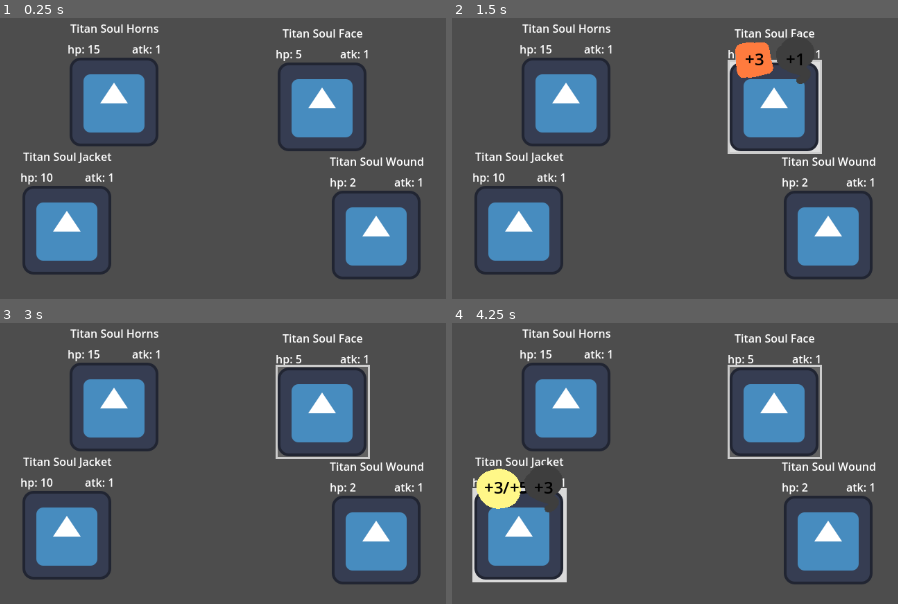
Above: before the commit, frames 1-4 (two rows, left to right).
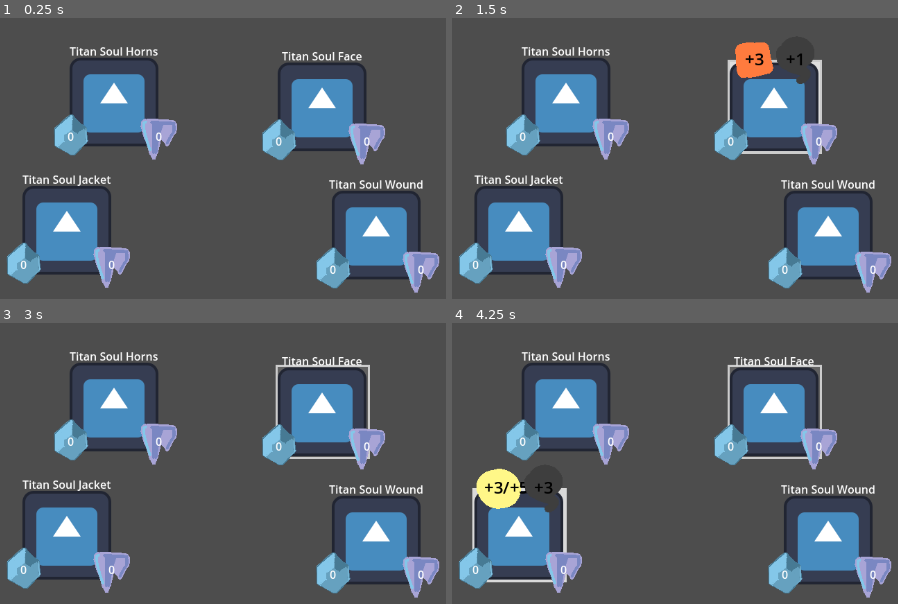
Above: after the commit, the same moments.

Repository: alex-mike-mark-again/godot-combat
Game: Godot game, scene res://troops/stage4b.tscn
The game is run twice, just before and just after one commit, with the same random seed, the same clock (stepped at 60 frames per second) and the same inputs. This scene is started directly instead of the project's main scene. The engine's default icon, where the game draws it, is replaced by a stand-in: a white triangle on a blue panel in a dark square.
Inputs (mouse positions are in pixels of both pictures, inside the frame that each line leads up to):
- Up to frame 1 (0.25 s): no input
- Up to frame 2 (1.5 s): click (773, 107) at 0.52 s; click (773, 107) at 1.27 s
- Up to frame 3 (3 s): click (321, 412) at 2.02 s; tap Enter at 2.75 s; move the mouse to (432, 485) at 2.77 s
- Up to frame 4 (4.25 s): tap Space at 3.5 s; move the mouse to (545, 530) at 3.52 s

The runs differ from the first frame. In frame 1, 9.2% of the frame differs, in the area x 1-99%, y 2-98%; in frame 2, 8.8%; in frame 3, 9.1%; in frame 4, 8.7%.
Error after the commit: Invalid assignment of property or key 'text' with value of type 'String' on a base object of type 'null instance'. (res://enemies/enemy.gd:50)

Commit message:
Makes the enemy UI a little cooler.

Diff:
--- a/enemies/enemy.gd
+++ b/enemies/enemy.gd
@@ -47,8 +47,8 @@
 	hide()
 
 func _update_displays(delta: Dictionary):
-	hpLabel.text = "hp: "+str(hp)
-	atkLabel.text = "atk: "+str(atk)
+	hpLabel.text = str(hp)
+	atkLabel.text = str(atk)
 
 func take_damage(damage: int):
 	super.take_damage(damage)
@@ -62,6 +62,9 @@
 
 func _on_selector_mouse_entered():
 	buff_display.show()
+	nameLabel.hide()
+
 
 func _on_selector_mouse_exited():
 	buff_display.hide()
+	nameLabel.show()
--- a/enemies/enemy.tscn
+++ b/enemies/enemy.tscn
@@ -1,7 +1,9 @@
-[gd_scene load_steps=20 format=3 uid="uid://d15w3qccq2gc8"]
+[gd_scene load_steps=22 format=3 uid="uid://d15w3qccq2gc8"]
 
 [ext_resource type="Script" path="res://enemies/enemy.gd" id="1_tnjn8"]
 [ext_resource type="Texture2D" uid="uid://djvdh44acre7u" path="res://icon.svg" id="2_1djyi"]
+[ext_resource type="Texture2D" uid="uid://ccqnq4mbewa0f" path="res://sprites/bite_icon.png" id="2_1rsdl"]
+[ext_resource type="Texture2D" uid="uid://clxysivkgk2qd" path="res://sprites/chill_icon.png" id="2_rgbfh"]
 [ext_resource type="AudioStream" uid="uid://cld5r8yhfux07" path="res://sfx/punch-3-166696.mp3" id="3_hj6iw"]
 [ext_resource type="AudioStream" uid="uid://canfinpfol2qf" path="res://sfx/punch-6-166699.mp3" id="4_6k7hd"]
 [ext_resource type="Script" path="res://themes/buff_display.gd" id="5_7c0xw"]
@@ -148,8 +150,8 @@
 layout_mode = 3
 anchors_preset = 0
 script = ExtResource("1_tnjn8")
-hpLabel = NodePath("Labels/HP Label")
-atkLabel = NodePath("Labels/ATK Label")
+hpLabel = NodePath("Labels/chill/HP Label")
+atkLabel = NodePath("Labels/bite/ATK Label")
 buff_display = NodePath("Labels/Buff Display")
 nameLabel = NodePath("Labels/Name Label")
 animationPlayer = NodePath("AnimationPlayer")
@@ -160,15 +162,71 @@
 }
 
 [node name="Labels" type="Control" parent="."]
+z_index = 1
 layout_mode = 1
 anchors_preset = 0
 offset_top = -20.0
 offset_right = 136.0
-offset_bottom = 116.0
+offset_bottom = 139.0
+
+[node name="bite" type="Control" parent="Labels"]
+layout_mode = 1
+anchor_left = 1.0
+anchor_top = 1.0
+anchor_right = 1.0
+anchor_bottom = 1.0
+offset_left = -40.0
+offset_top = -20.0
+grow_horizontal = 0
+grow_vertical = 0
+
+[node name="TextureRect" type="TextureRect" parent="Labels/bite"]
+layout_mode = 0
+offset_left = 5.0
+offset_top = -5.0
+offset_right = 65.0
+offset_bottom = 55.0
+texture = ExtResource("2_1rsdl")
+
+[node name="ATK Label" type="Label" parent="Labels/bite"]
+layout_mode = 1
+anchors_preset = 1
+anchor_left = 1.0
+anchor_right = 1.0
+offset_left = -9.0
+offset_top = 10.0
+offset_right = 1.0
+offset_bottom = 36.0
+grow_horizontal = 0
+text = "0	"
+
+[node name="chill" type="Control" parent="Labels"]
+layout_mode = 1
+anchor_top = 1.0
+anchor_bottom = 1.0
+offset_left = -11.0
+offset_top = -20.0
+offset_right = 40.0
+grow_vertical = 0
+
+[node name="TextureRect" type="TextureRect" parent="Labels/chill"]
+layout_mode = 0
+offset_left = -13.0
+offset_top = -11.0
+offset_right = 47.0
+offset_bottom = 49.0
+texture = ExtResource("2_rgbfh")
+
+[node name="HP Label" type="Label" parent="Labels/chill"]
+layout_mode = 1
+offset_left = 11.0
+offset_top = 10.0
+offset_right = 22.0
+offset_bottom = 36.0
+text = "0"
 
 [node name="Buff Display" type="Control" parent="Labels" node_paths=PackedStringArray("light_label", "heat_label", "smoke_label")]
 visible = false
-z_index = 2
 layout_mode = 1
 anchors_preset = 5
 anchor_left = 0.5
@@ -294,30 +352,15 @@
 theme = ExtResource("7_8ljos")
 text = "X"
 
-[node name="HP Label" type="Label" parent="Labels"]
-layout_mode = 1
-offset_right = 40.0
-offset_bottom = 26.0
-text = "HPPPPP"
-
-[node name="ATK Label" type="Label" parent="Labels"]
-layout_mode = 1
-anchors_preset = 1
-anchor_left = 1.0
-anchor_right = 1.0
-offset_left = -40.0
-offset_bottom = 26.0
-grow_horizontal = 0
-text = "ATK"
-
 [node name="Name Label" type="Label" parent="Labels"]
 layout_mode = 1
 anchors_preset = -1
 anchor_left = 0.5
 anchor_right = 0.5
-offset_left = -62.0
-offset_top = -30.0
-offset_right = 62.0
+offset_left = -63.0
+offset_top = 3.0
+offset_right = 61.0
+offset_bottom = 33.0
 grow_horizontal = 2
 text = "[name]"
 horizontal_alignment = 1
--- a/troops/stage4b.tscn
+++ b/troops/stage4b.tscn
@@ -13,21 +13,25 @@
 
 [node name="enemies" type="Node" parent="."]
 
-[node name="Titan Soul Face" parent="enemies" instance=ExtResource("2_12okc")]
+[node name="Titan Soul Face" parent="enemies" node_paths=PackedStringArray("hpLabel", "atkLabel") instance=ExtResource("2_12okc")]
 offset_left = 605.0
 offset_top = 118.0
 offset_right = 605.0
 offset_bottom = 118.0
+hpLabel = NodePath("Labels/HP Label")
+atkLabel = NodePath("Labels/ATK Label")
 buff_atk = 3
 buff_hp = 0
 atk = 1
 maxHp = 5
 
-[node name="Titan Soul Horns" parent="enemies" instance=ExtResource("3_3qshb")]
+[node name="Titan Soul Horns" parent="enemies" node_paths=PackedStringArray("hpLabel", "atkLabel") instance=ExtResource("3_3qshb")]
 offset_left = 305.0
 offset_top = 111.0
 offset_right = 305.0
 offset_bottom = 111.0
+hpLabel = NodePath("Labels/HP Label")
+atkLabel = NodePath("Labels/ATK Label")
 buff_atk = 2
 buff_hp = 3
 buff_rdc = 2
@@ -35,21 +39,25 @@
 atk = 1
 maxHp = 15
 
-[node name="Titan Soul Jacket" parent="enemies" instance=ExtResource("4_0d1nu")]
+[node name="Titan Soul Jacket" parent="enemies" node_paths=PackedStringArray("hpLabel", "atkLabel") instance=ExtResource("4_0d1nu")]
 offset_left = 237.0
 offset_top = 296.0
 offset_right = 237.0
 offset_bottom = 296.0
+hpLabel = NodePath("Labels/HP Label")
+atkLabel = NodePath("Labels/ATK Label")
 buff_hp = 3
 buff_rdc = 3
 buff_max_hp = 5
 maxHp = 10
 
-[node name="Titan Soul Wound" parent="enemies" instance=ExtResource("5_giacm")]
+[node name="Titan Soul Wound" parent="enemies" node_paths=PackedStringArray("hpLabel", "atkLabel") instance=ExtResource("5_giacm")]
 offset_left = 683.0
 offset_top = 303.0
 offset_right = 683.0
 offset_bottom = 303.0
+hpLabel = NodePath("Labels/HP Label")
+atkLabel = NodePath("Labels/ATK Label")
 buff_hp = 10
 buff_max_hp = 10
 maxHp = 2
--- a/troops/stage5b.tscn
+++ b/troops/stage5b.tscn
@@ -11,29 +11,35 @@
 
 [node name="enemies" type="Node" parent="."]
 
-[node name="near star primary seal" parent="enemies" instance=ExtResource("2_gw7es")]
+[node name="near star primary seal" parent="enemies" node_paths=PackedStringArray("hpLabel", "atkLabel") instance=ExtResource("2_gw7es")]
 offset_left = 449.0
 offset_top = 90.0
 offset_right = 449.0
 offset_bottom = 90.0
+hpLabel = NodePath("Labels/HP Label")
+atkLabel = NodePath("Labels/ATK Label")
 atk = 8
 maxHp = 40
 
-[node name="near star major subseal" parent="enemies" instance=ExtResource("3_yy7xh")]
+[node name="near star major subseal" parent="enemies" node_paths=PackedStringArray("hpLabel", "atkLabel") instance=ExtResource("3_yy7xh")]
 offset_left = 198.0
 offset_top = 249.0
 offset_right = 198.0
 offset_bottom = 249.0
+hpLabel = NodePath("Labels/HP Label")
+atkLabel = NodePath("Labels/ATK Label")
 buff_hp = 4
 buff_rdc = 1
 atk = 2
 maxHp = 10
 
-[node name="near star minor subseal" parent="enemies" instance=ExtResource("3_yy7xh")]
+[node name="near star minor subseal" parent="enemies" node_paths=PackedStringArray("hpLabel", "atkLabel") instance=ExtResource("3_yy7xh")]
 offset_left = 715.0
 offset_top = 248.0
 offset_right = 715.0
 offset_bottom = 248.0
+hpLabel = NodePath("Labels/HP Label")
+atkLabel = NodePath("Labels/ATK Label")
 buff_atk = 1
 buff_hp = 10
 atk = 2
Not shown: 2 places in troops/stage2b.tscn that only renumber resources
Not shown: 2 places in troops/stage3b.tscn that only renumber resources
Not shown, changed: sprites/bg_temple_full.kra
